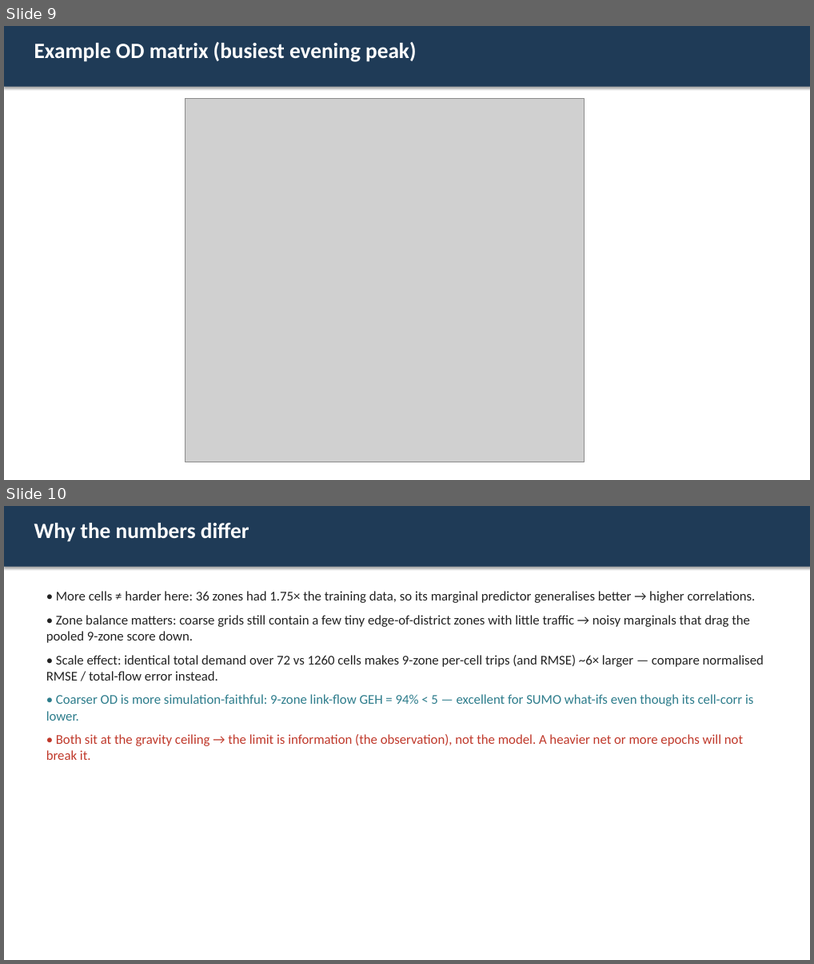
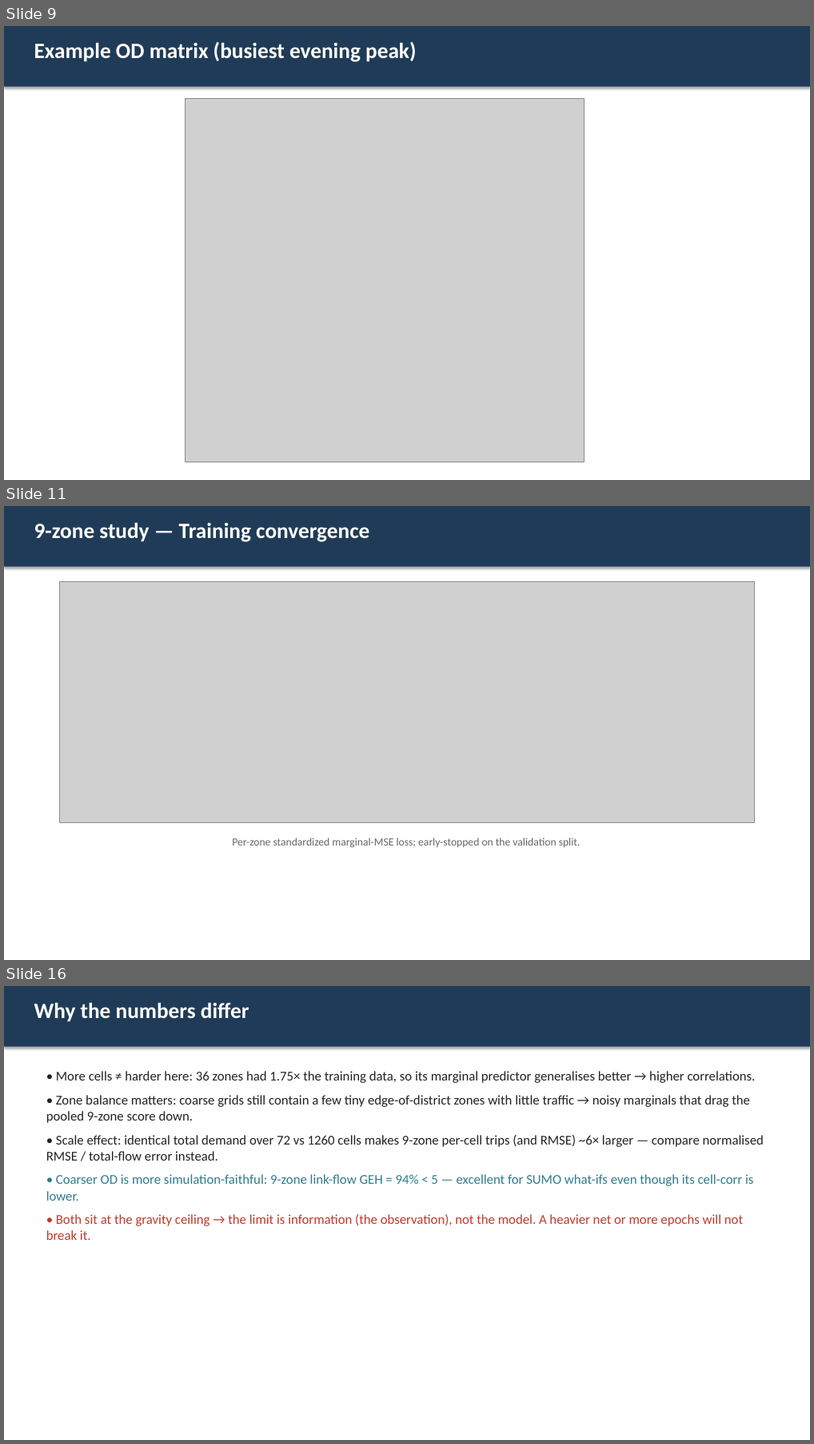
Before and after one commit to farhadi76m/OD-Matrix-Estimatios-GNN, a slide deck: slides/OD_36_vs_9_zones.pptx. Shown one above the other, each under a label of ours: slides 9 and 10 before the commit, slides 9, 11 and 16 after it; the slides between them are not shown. The pictures are 814x964 and 814x1444 pixels, drawn with LibreOffice and Linux fonts; fonts in the diff are those of the drawing; grey boxes stand for pictures. Boxes give left, top, right and bottom in pixels: in the first picture for what was removed or moved away, otherwise in the second. Text is boxed around its words. In the diff, an @@ line names an element or a change of style, - is before the commit and + after.

```diff
--- a/slides/OD_36_vs_9_zones.pptx
+++ b/slides/OD_36_vs_9_zones.pptx
@@ slide 11 added at bbox=[4, 506, 810, 960], background #FFFFFF @@
@@ rectangle added at bbox=[4, 506, 810, 567], fill #1F3B57 @@
@@ text added at bbox=[34, 523, 370, 542], 26 pt, text #FFFFFF, bold @@
+9-zone study — Training convergence
@@ picture added at bbox=[60, 582, 755, 822] @@
@@ text added at bbox=[232, 837, 581, 848], 13 pt, text #666666 @@
+Per-zone standardized marginal-MSE loss; early-stopped on the validation split.
@@ what was slide 10 is now slide 16 @@
```
Also in this commit, not shown: 5 other slides added, 1 other file.
